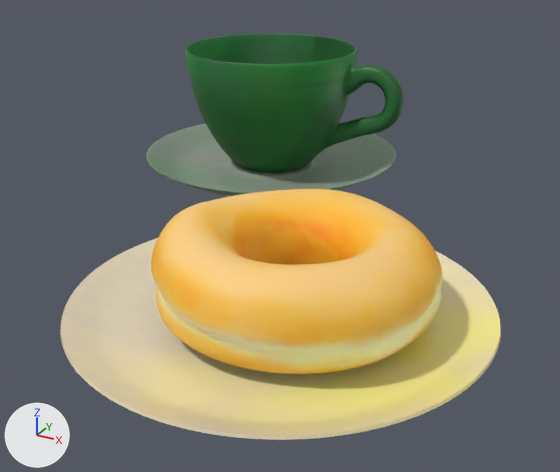
Renders of the glTF model Dona/dona.gltf from each side of a commit.
Camera for both pictures: a 50 mm lens placed at (0.282, -0.522, 0.203), pointed at (0.065, -0.128, 0.006). Lighting does not change. The marker at lower left points along +X, +Y and +Z. Where no turn or scale is listed for an object, it has been applied to the vertices.
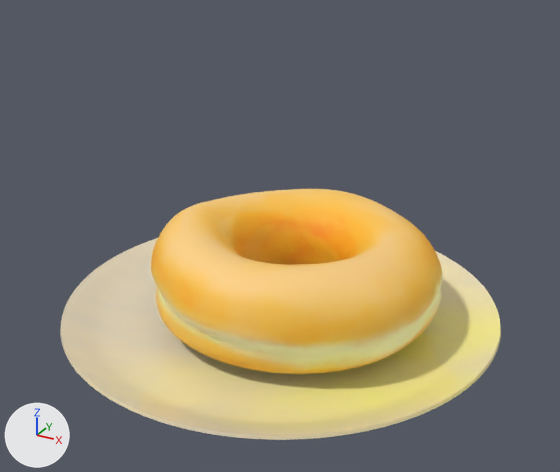
The newer file is also turned or shifted as a whole; pictures and numbers use the older file's frame.

Patch to the scene script:
```diff
--- a/Dona/dona.gltf.py
+++ b/Dona/dona.gltf.py
@@ ob_taza @@
-ob_taza = bpy.data.objects.new('Taza', me_circle)
-ob_taza.location = (-0.0118, -0.002, 0.0171)
@@ ob_cylinder @@
-ob_cylinder = bpy.data.objects.new('Cylinder', me_cylinder_001)
-ob_cylinder.location = (-0.0123, -0.0005, 0.0499)
```

Boxes [x1, y1, x2, y2] around the edits, measured in the pictures (560 x 472 px):
'Cylinder', deleted (green): before [185, 33, 404, 173]
'Taza', deleted: before [146, 124, 396, 196]
